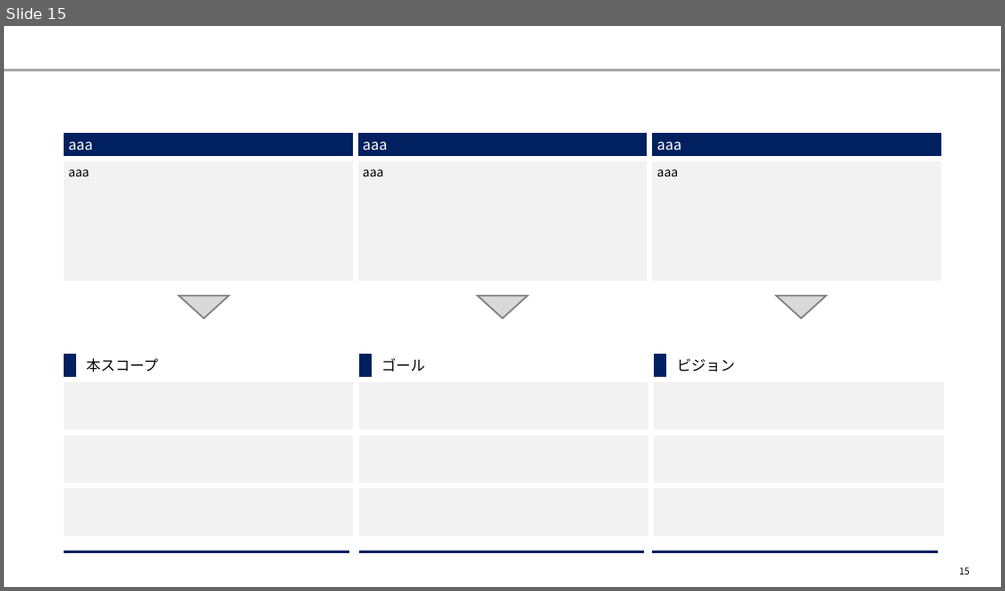
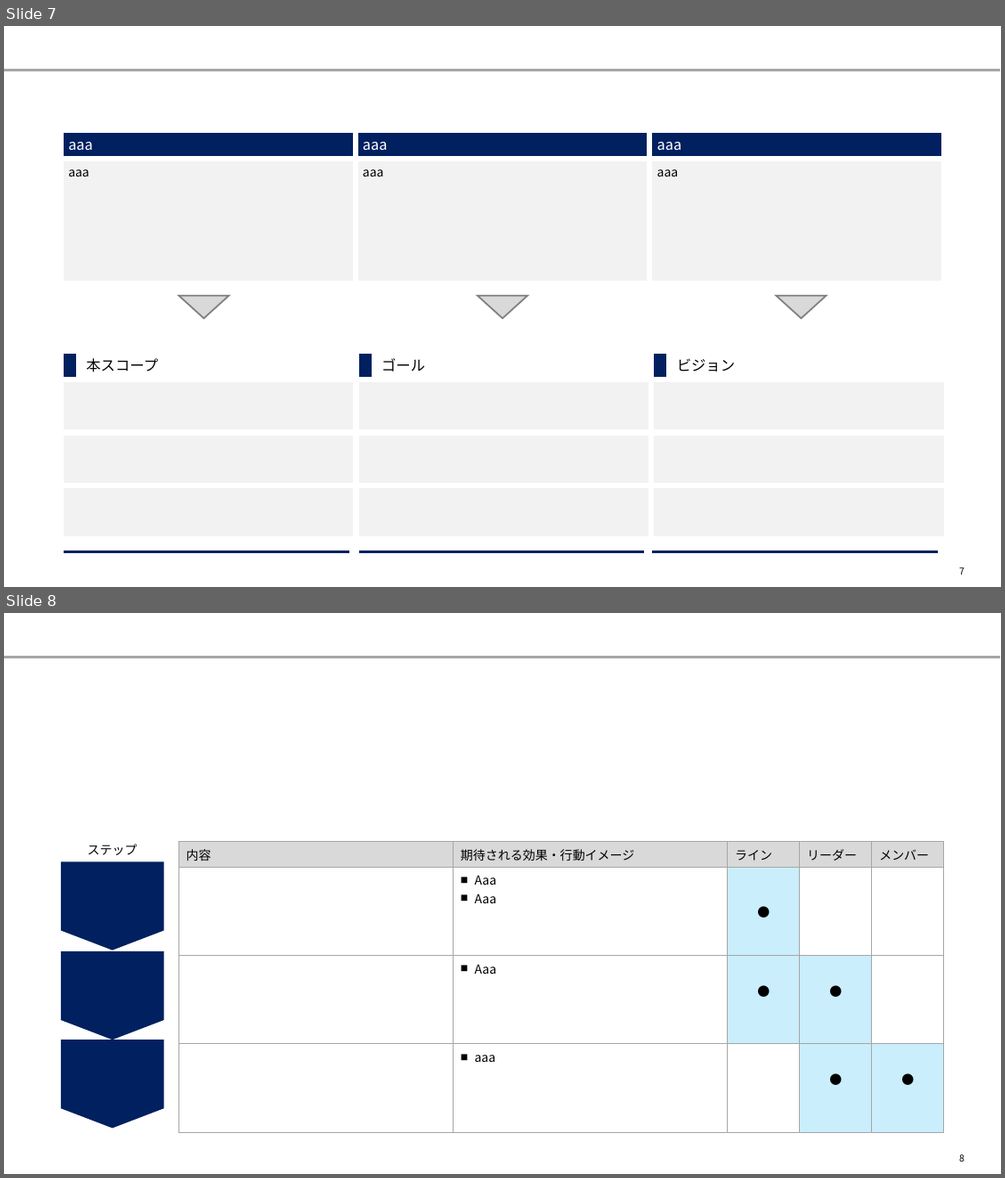
Before and after one commit to yuzucha16/dotfiles, a slide deck: office/Blank.potx. Shown one above the other, each under a label of ours: slide 15 before the commit, slides 7 and 8 after it. The pictures are 1005x591 and 1005x1178 pixels, drawn with LibreOffice and Linux fonts; fonts in the diff are those of the drawing. Boxes give left, top, right and bottom in pixels: in the first picture for what was removed or moved away, otherwise in the second. Text is boxed around its words. In the diff, an @@ line names an element or a change of style, - is before the commit and + after.

```diff
--- a/office/Blank.potx
+++ b/office/Blank.potx
@@ slide 8 added at (4,613,1001,1174), background #FFFFFF; not listed: 1 template element that a slide beside it also shows @@
@@ text added at (88,844,138,855), 12 pt, text #000000 @@
+ステップ
@@ table added at (179,842,946,1129), 4 rows, 5 columns @@
+内容 | 期待される効果・行動イメージ | ライン | リーダー | メンバー
+ | Aaa / Aaa | ● |  | 
+ | Aaa | ● | ● | 
+ | aaa |  | ● | ●
@@ pentagon arrow added at (61,862,164,950), fill #002060 @@
@@ pentagon arrow added at (61,952,164,1040), fill #002060 @@
@@ pentagon arrow added at (61,1040,164,1128), fill #002060 @@
@@ page number added at (959,1154,964,1161), 9 pt, text #000000 @@
+8
@@ what was slide 15 is now slide 7 @@
@@ page number at (959,567,964,574): text changed @@
-15
+7
```
Also in this commit, not shown: 3 slides changed, 4 other slides added.
